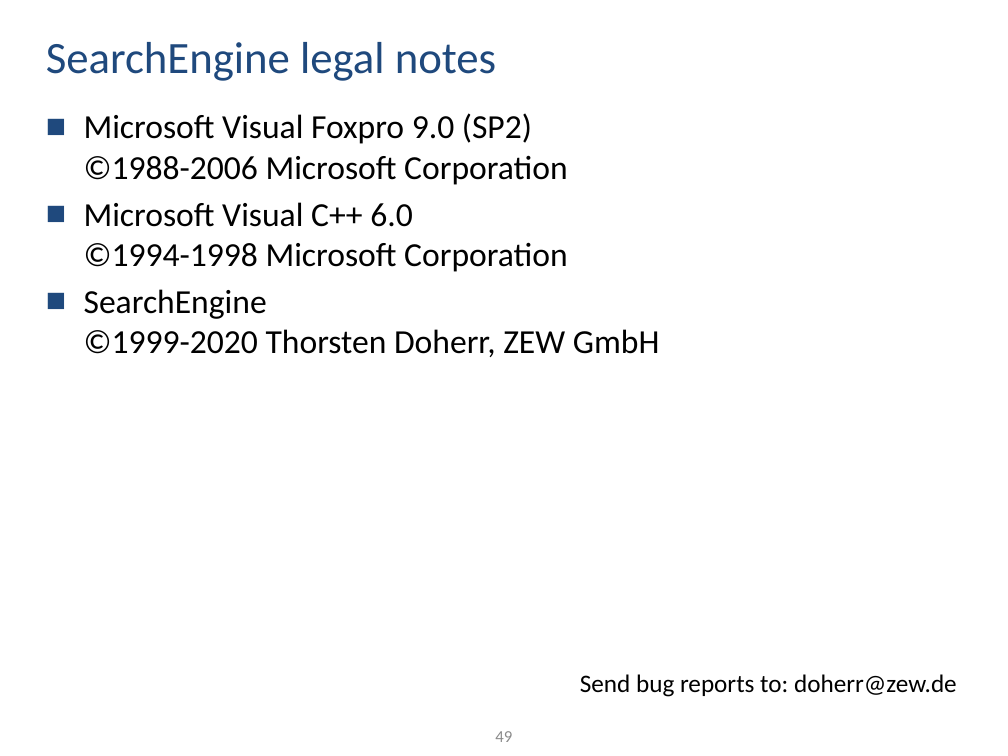
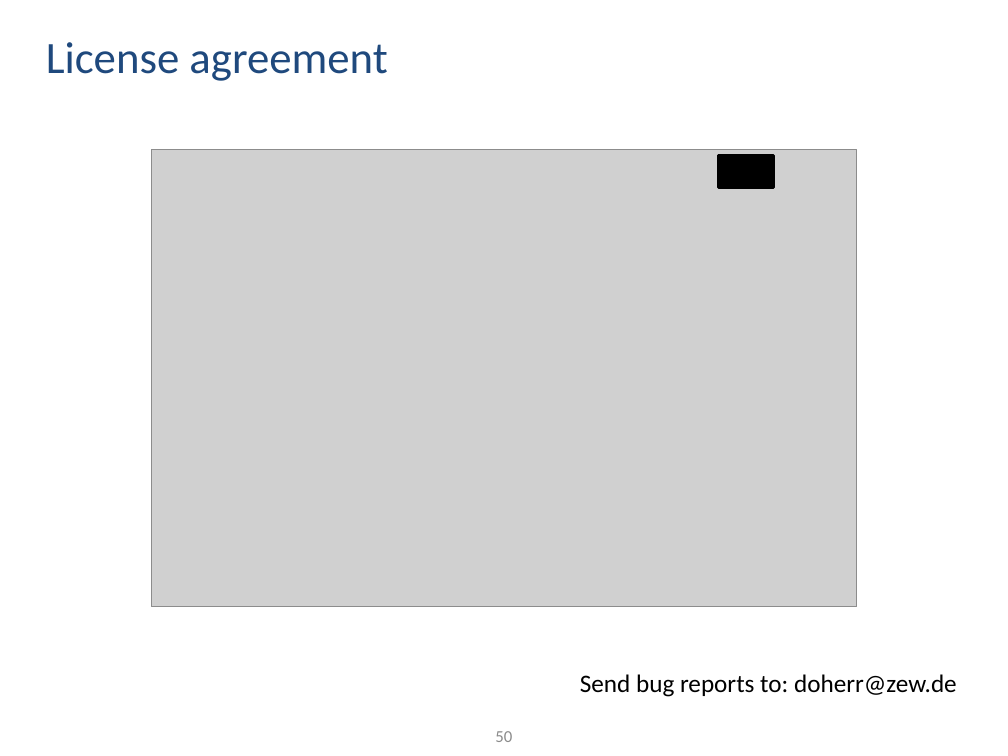
Before and after one commit to ThorstenDoherr/searchengine, a slide deck: slide 50 of doc/Manual.pptx (slide 49 before the commit). Drawn at 1008x756 pixels with LibreOffice and Linux fonts; fonts in the diff are those of the drawing; grey boxes stand for pictures. Boxes give left, top, right and bottom in pixels: in the first picture for what was removed or moved away, otherwise in the second. Text is boxed around its words. In the diff, an @@ line names an element or a change of style, - is before the commit and + after.

```diff
--- a/doc/Manual.pptx
+++ b/doc/Manual.pptx
@@ title at <box>46,42,387,81</box>: text changed @@
-SearchEngine legal notes
+License agreement
@@ text removed at <box>84,113,660,357</box> @@
-■ Microsoft Visual Foxpro 9.0 (SP2)
-  ©1988-2006 Microsoft Corporation
-■ Microsoft Visual C++ 6.0
-  ©1994-1998 Microsoft Corporation
-■ SearchEngine
-  ©1999-2020 Thorsten Doherr, ZEW GmbH
@@ picture added at <box>151,149,857,607</box> @@
@@ rectangle added at <box>719,156,774,187</box>, fill #000000, outline #000000 2 pt @@
@@ page number at <box>495,731,512,742</box>: text changed @@
-49
+50
```
Also in this commit, not shown: 41 other slides changed, 3 slides added, 2 slides removed, 1 other file.
